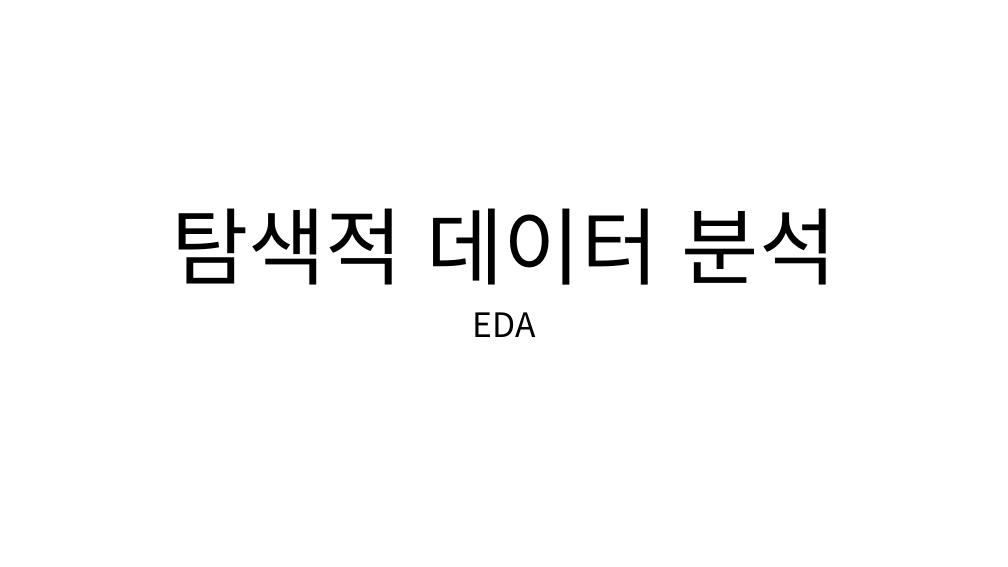
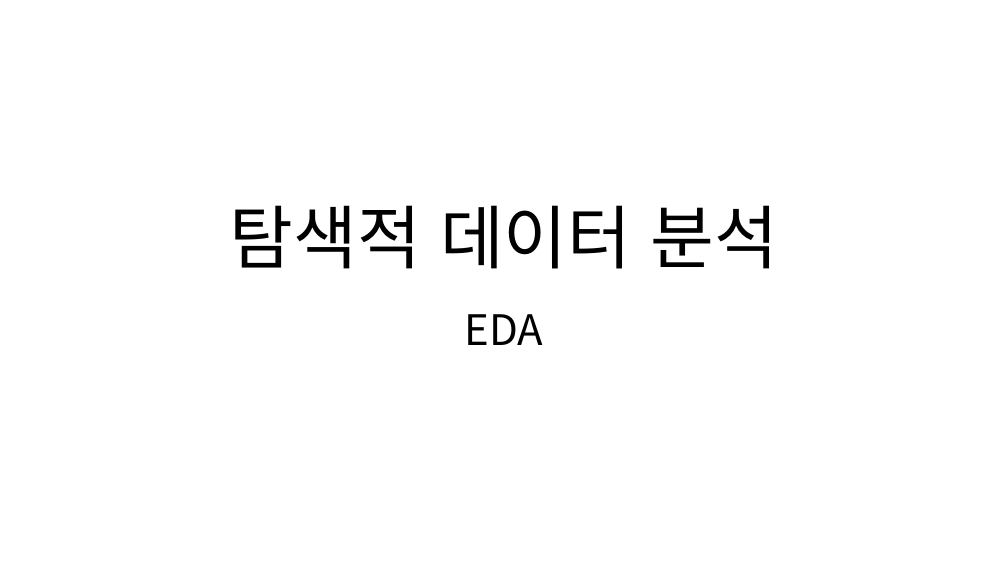
Before and after one commit to dev-hw/SeSAC-live_map, a slide deck: slide 32 of 230810.pptx. Drawn at 1008x567 pixels with LibreOffice and Linux fonts; fonts in the diff are those of the drawing. Boxes give left, top, right and bottom in pixels: in the first picture for what was removed or moved away, otherwise in the second. Text is boxed around its words. In the diff, an @@ line names an element or a change of style, - is before the commit and + after.

```diff
--- a/230810.pptx
+++ b/230810.pptx
@@ text "탐색적 데이터 분석" at [230, 205, 778, 269]: size 80 to 66 pt @@
@@ text "EDA": place and size @@
-text "EDA" at [472, 312, 535, 337]
+text "EDA" at [465, 314, 544, 345]
@@ text "EDA" at [465, 314, 544, 345]: size 32 to 40 pt @@
```
Also in this commit, not shown: 2 other slides changed, 4 slides added, 1 slide removed, 3 other files.
